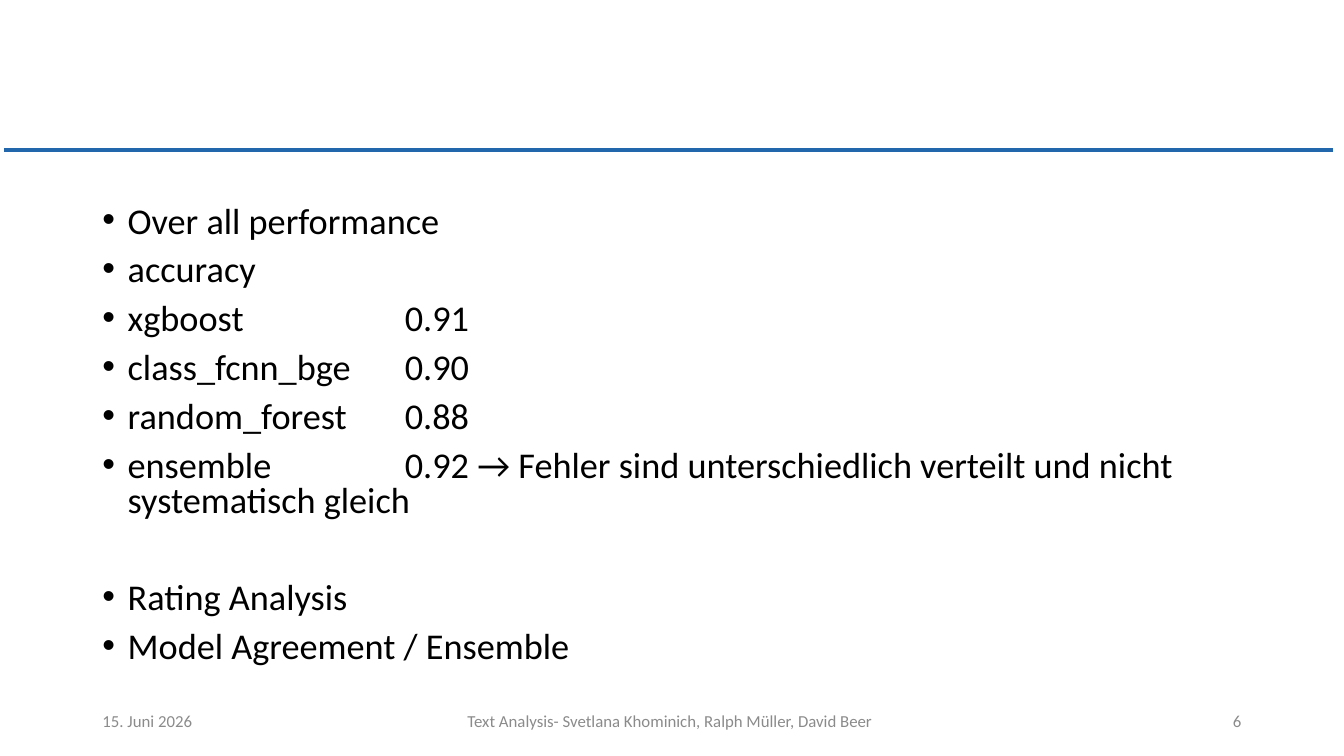
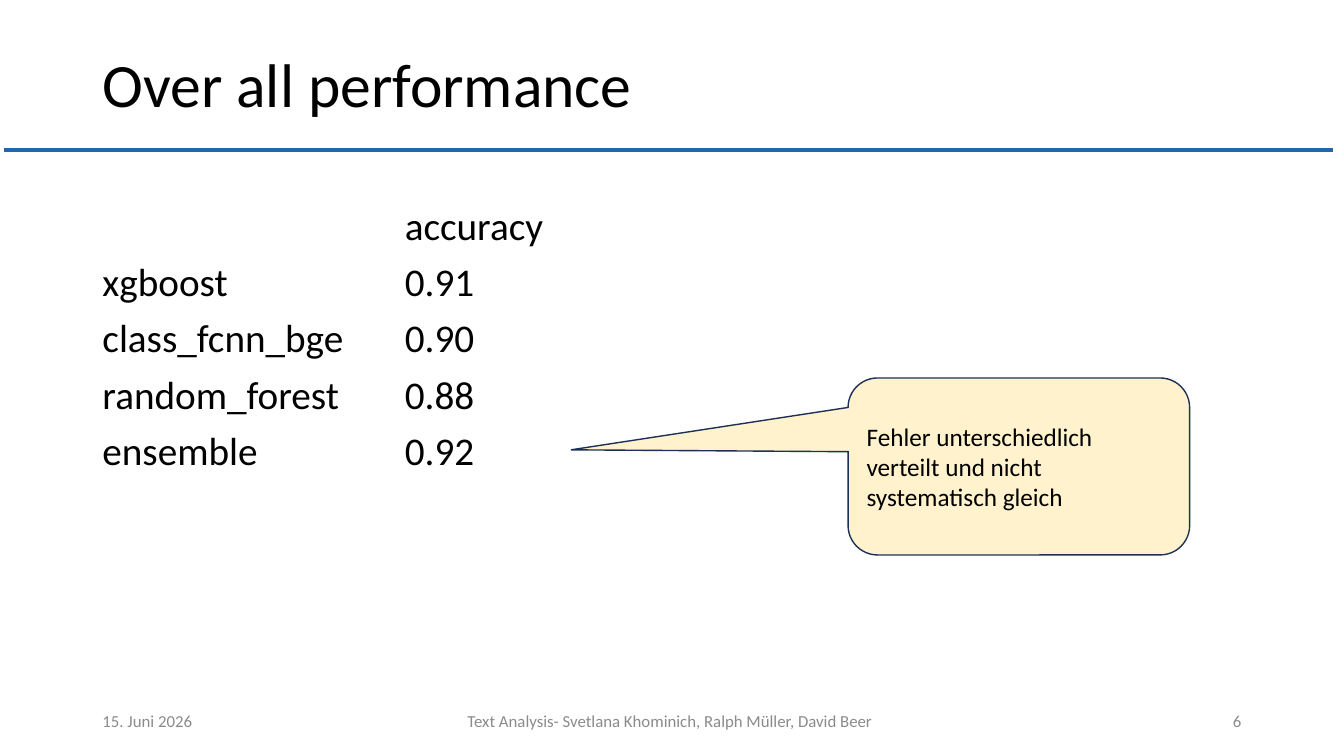
Before and after one commit to muellR/text_analysis, a slide deck: slide 6 of presentation/ln_text_analysis.pptx. Drawn at 1344x756 pixels with LibreOffice and Linux fonts; fonts in the diff are those of the drawing; background and template pictures are left out. Boxes give left, top, right and bottom in pixels: in the first picture for what was removed or moved away, otherwise in the second. Text is boxed around its words. In the diff, an @@ line names an element or a change of style, - is before the commit and + after.

```diff
--- a/presentation/ln_text_analysis.pptx
+++ b/presentation/ln_text_analysis.pptx
@@ title added at [102,64,631,117], 44 pt, text #000000 @@
+Over all performance
@@ text at [128,208,439,240]: paragraph removed @@
-• Over all performance
@@ text at [102,268,474,410]: size 25.9 to 28 pt in "accuracy", "xgboost 0.91", "class_fcnn_bge 0.90", "random_forest 0.88"; bullet • to none; line spacing 0.8 to 0.9 @@
@@ rounded speech box added at [848,378,1190,556], fill #FFF2CC, outline #1E3256 1 pt, 18 pt, text #000000 @@
+Fehler unterschiedlich verteilt und nicht systematisch gleich
@@ text at [405,439,474,466]: text changed; size 25.9 to 28 pt @@
-• ensemble 0.92 → Fehler sind unterschiedlich verteilt und nicht systematisch gleich
-• Rating Analysis
-• Model Agreement / Ensemble
+ensemble 0.92
```
Also in this commit, not shown: 4 other slides changed, 1 slide removed.
